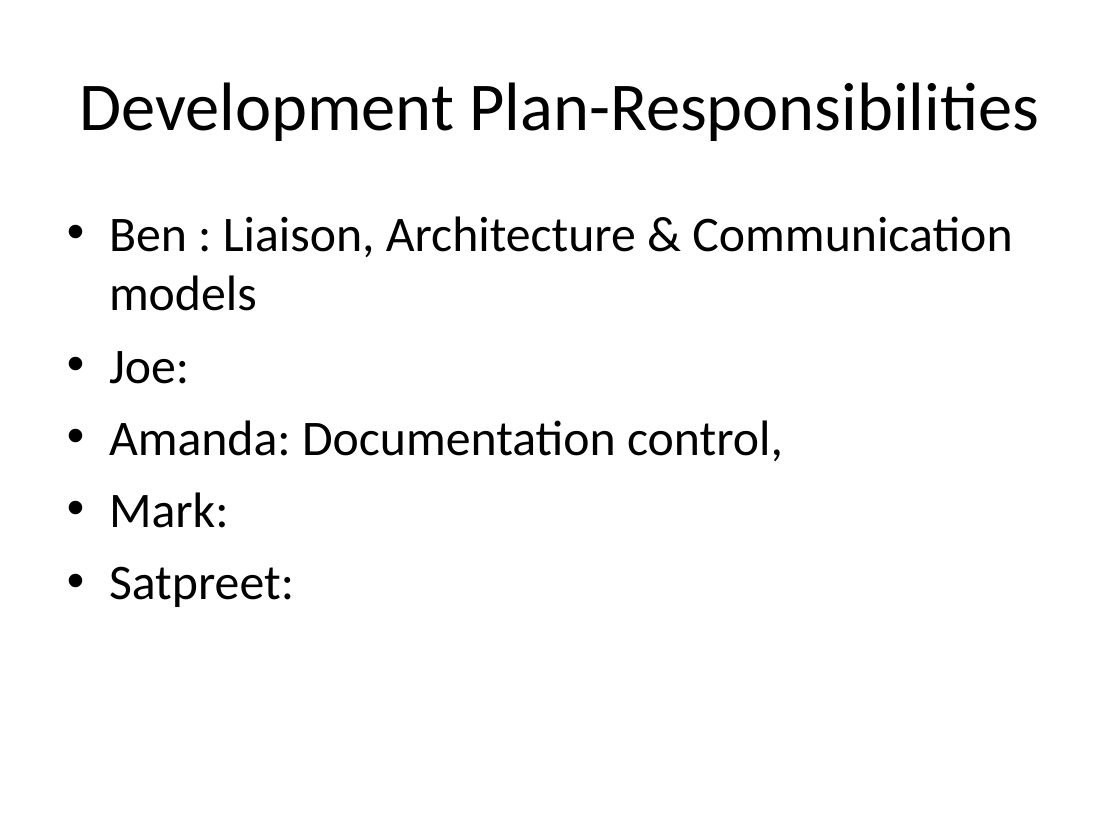
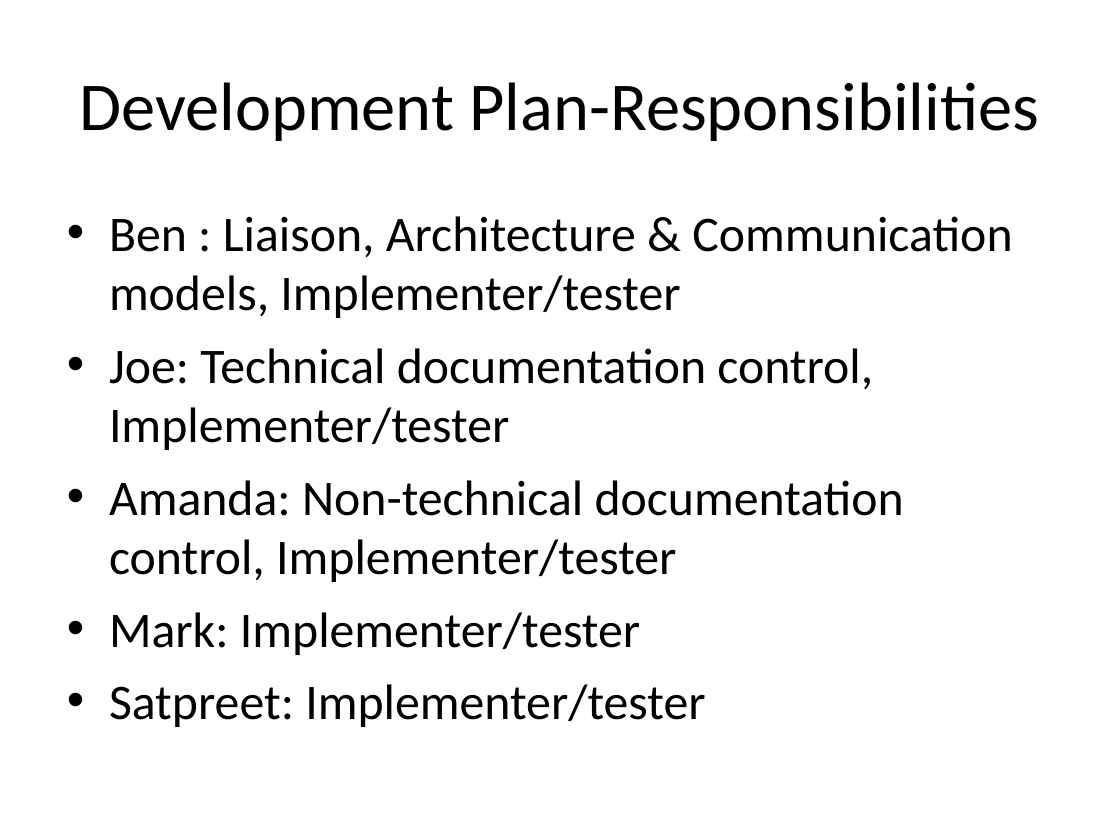
Before and after one commit to satpreetsingh/182mainproject, a slide deck: slide 10 of Documentation/04_10_Presentation.ppt (slide 7 before the commit). Drawn at 1120x840 pixels with LibreOffice and Linux fonts; fonts in the diff are those of the drawing. Boxes give left, top, right and bottom in pixels: in the first picture for what was removed or moved away, otherwise in the second. Text is boxed around its words. In the diff, an @@ line names an element or a change of style, - is before the commit and + after.

```diff
--- a/Documentation/04_10_Presentation.ppt
+++ b/Documentation/04_10_Presentation.ppt
@@ text at [109,216,1012,727]: text changed @@
-• Ben : Liaison, Architecture & Communication models
-• Joe:
-• Amanda: Documentation control,
-• Mark:
-• Satpreet:
+• Ben : Liaison, Architecture & Communication models, Implementer/tester
+• Joe: Technical documentation control, Implementer/tester
+• Amanda: Non-technical documentation control, Implementer/tester
+• Mark: Implementer/tester
+• Satpreet: Implementer/tester
```
Also in this commit, not shown: 2 other slides changed, 5 slides added, 2 slides removed.
